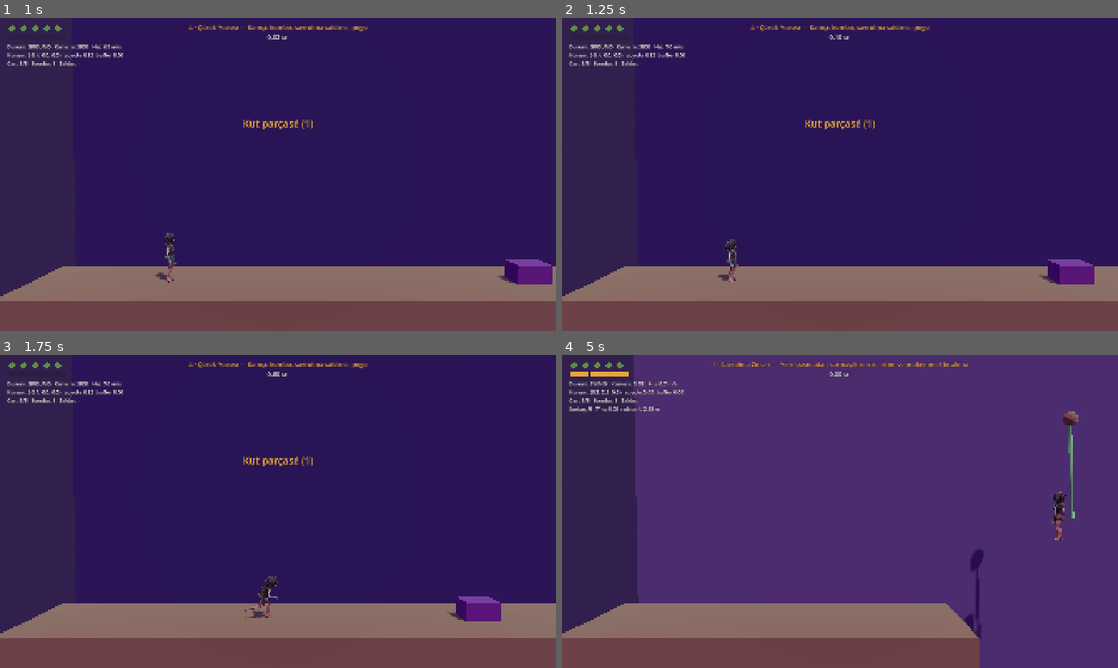
Above: before the commit, frames 1-4 (two rows, left to right).
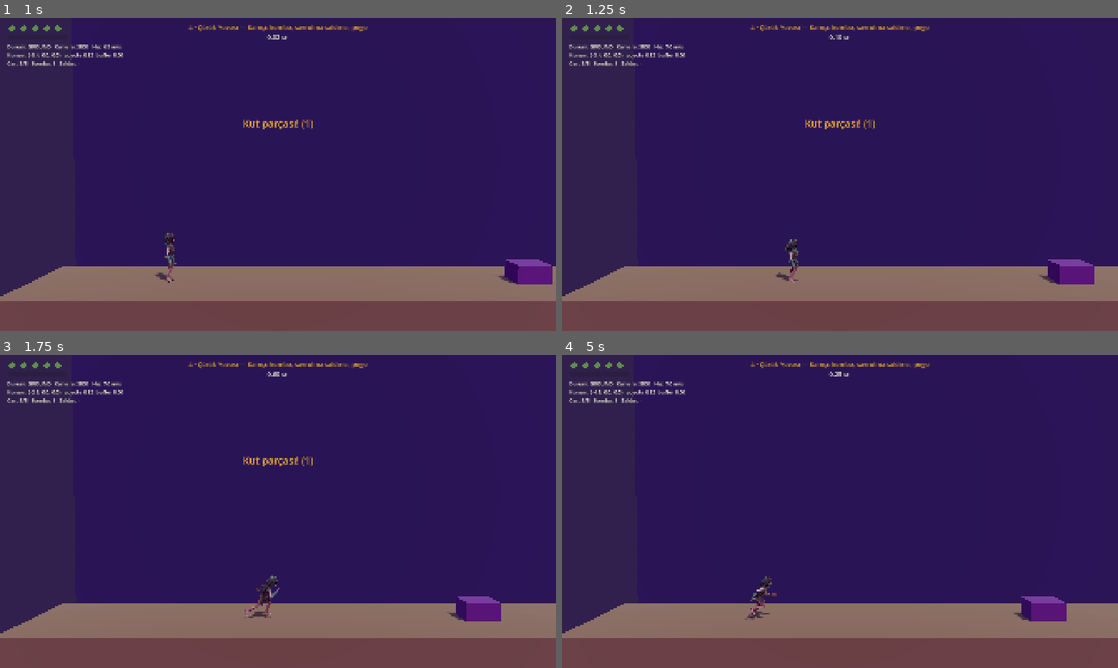
Above: after the commit, the same moments.

Repository: OWalkerr/bayterek
Game: Godot game, scene res://tests/test_m7.tscn
Two runs of this game, one before a commit and one after it. Both use one fixed random seed, a clock stepped at 60 frames per second and the inputs below. This scene is started directly instead of the project's main scene.
Inputs (mouse positions are in pixels of both pictures, inside the frame that each line leads up to):
- Up to frame 1 (1 s): move the mouse to (400, 158) at 0.52 s; hold D (move_right) from 0.53 s (still down); tap J (attack) at 0.6 s; click (400, 158) at 0.67 s; tap Space (jump) at 0.77 s
- Up to frame 2 (1.25 s): keep holding D (move_right)
- Up to frame 3 (1.75 s): release D (move_right) at 1.25 s; drag from (166, 527) to (250, 574) at 1.27 s
- Up to frame 4 (5 s): move the mouse to (895, 442) at 2.02 s; hold D (move_right) 2.03-2.75 s; tap K (grapple) at 2.1 s; drag from (812, 574) to (673, 464) at 2.77 s; move the mouse to (1006, 558) at 3.52 s; hold A (move_left) 3.53-4.25 s; tap 0 (room_0) at 3.6 s; tap Space (jump) at 3.77 s; drag from (673, 464) to (756, 433) at 4.27 s

Frame 1 is identical in both runs. In frame 2, 0.4% of the frame differs, in the area x 5-43%, y 11-84%; in frame 3, 0.2%; in frame 4, 74%, in the area x 1-100%, y 0-100%.

Commit message:
Düzeltme: koşuda öne fırlama / durunca geri kayma / dönüşte savrulma
Tripo koşu klibi kalçayı dinlenme konumundan 0.8 m ileride başlatıyor; 'yerinde' düzeltmesi
kalçayı ilk kareye sabitlediği için beden koşuda 0.8 m öndeydi. Artık ileri eğilim çıkarılıp
kalça iskeletin dinlenme konumuna oturtuluyor. Ölçüm: en büyük sapma 0.87 m → 0.17 m.
test_m7: başla/dur/ani dönüş boyunca kalça merkezde (≤ 0.3 m) kontrolü.

Co-Authored-By: Claude Opus 5.5 <noreply@anthropic.com>
Claude-Session: https://claude.ai/code/session_01TgZzkF7pbHmgGC8W9VR8nA

Diff:
--- a/scripts/player/player_animator.gd
+++ b/scripts/player/player_animator.gd
@@ -169,11 +169,45 @@
 		var last: Vector3 = anim.track_get_key_value(track, n - 1)
 		var travel := Vector2(last.x - first.x, last.z - first.z).length()
 		if logical == &"run" and travel > 0.01 and anim.length > 0.0:
-			# Klibin doğal hızı (model ölçeğiyle): oynatma hızını oyuncu hızına eşlemek için
-			run_clip_speed = travel / anim.length   # import root_scale izlere de uygulanır → metre
+			# Klibin doğal hızı (import root_scale izlere de uygulanır → metre)
+			run_clip_speed = travel / anim.length
+		# Yerinde: ileri kayma eğilimi (ilk→son doğrusal) çıkarılır ve kalça yatayda iskeletin
+		# DİNLENME konumuna oturtulur. (İlk kareye sabitlemek yanlıştı: Tripo koşusu kalçayı dinlenmeden
+		# 0.8 m ileride başlatıyor → koşuya geçişte öne fırlama, durunca geri kayma, dönüşte savrulma.)
+		var bone := skeleton.find_bone(root_bone)
+		var rest := skeleton.get_bone_rest(bone).origin if bone >= 0 else first
+		var start_time := anim.track_get_key_time(track, 0)
+		var span := maxf(anim.track_get_key_time(track, n - 1) - start_time, 0.0001)
+		var mean_offset := Vector2.ZERO
+		var detrended: Array[Vector2] = []
 		for i in n:
 			var v: Vector3 = anim.track_get_key_value(track, i)
-			anim.track_set_key_value(track, i, Vector3(first.x, v.y, first.z))
+			var u := (anim.track_get_key_time(track, i) - start_time) / span
+			var trend := Vector2(lerpf(first.x, last.x, u), lerpf(first.z, last.z, u))
+			var d := Vector2(v.x, v.z) - trend
+			detrended.append(d)
+			mean_offset += d
+		mean_offset /= float(n)
+		for i in n:
+			var v: Vector3 = anim.track_get_key_value(track, i)
+			var d: Vector2 = detrended[i] - mean_offset   # yalnız salınım kalır
+			anim.track_set_key_value(track, i, Vector3(rest.x + d.x, v.y, rest.z + d.y))
+
+
+## Testler için: yerinde yapılan klipte kalçanın yatay ortalama sapması (dinlenmeye göre, m).
+func get_root_offset(clip: StringName) -> float:
+	if model_player == null or not model_player.has_animation(clip):
+		return -1.0
+	var anim := model_player.get_animation(clip)
+	var track := _find_bone_track(anim, root_bone)
+	var skeleton := model.find_child("Skeleton3D", true, false) as Skeleton3D
+	var rest := skeleton.get_bone_rest(skeleton.find_bone(root_bone)).origin
+	var sum := Vector2.ZERO
+	var n := anim.track_get_key_count(track)
+	for i in n:
+		var v: Vector3 = anim.track_get_key_value(track, i)
+		sum += Vector2(v.x - rest.x, v.z - rest.z)
+	return (sum / float(n)).length()
 
 
 func _find_bone_track(anim: Animation, bone: String) -> int:
--- a/tests/test_m7.gd
+++ b/tests/test_m7.gd
@@ -28,6 +28,7 @@
 	_test_environment()
 	_test_validator()
 	_test_player_model()
+	await _test_hips_follow()
 	await _test_animator()
 	print("[TEST] bitti — başarısız: %d" % _failures)
 	get_tree().quit(1 if _failures > 0 else 0)
@@ -217,9 +218,39 @@
 		var t := run.find_track(NodePath("Armature/Skeleton3D:mixamorig_Hips"), Animation.TYPE_POSITION_3D)
 		var a: Vector3 = run.track_get_key_value(t, 0)
 		var b: Vector3 = run.track_get_key_value(t, run.track_get_key_count(t) - 1)
-		_check("model: koşu yerinde (kök yatayda kaymıyor)", Vector2(b.x - a.x, b.z - a.z).length() < 0.001, "")
+		_check("model: koşu yerinde (kök yatayda kaymıyor)", Vector2(b.x - a.x, b.z - a.z).length() < 0.02, "")
+		_check("model: koşuda kalça dinlenme konumunda (öne fırlama / geri kayma yok)", anim.get_root_offset(&"run") < 0.03,
+				"sapma=%.3f m" % anim.get_root_offset(&"run"))
 		_check("model: koşu klibinin doğal hızı ölçüldü", anim.run_clip_speed > 2.0 and anim.run_clip_speed < 6.0,
 				"%.2f m/s" % anim.run_clip_speed)
+
+
+## Koşuya geçiş / durma / ani dönüş boyunca kalçanın oyuncu merkezinden yatay en büyük sapması (m).
+func _test_hips_follow() -> void:
+	var anim := _player.animator
+	if anim.model == null:
+		return
+	_level.call(&"load_room", 4)
+	await _frames(3)
+	_teleport(Vector3(-4.0, 0.05, 0.0))
+	await _frames(30)
+	var sk := anim.model.find_child("Skeleton3D", true, false) as Skeleton3D
+	var hips := sk.find_bone(anim.root_bone)
+	var worst := 0.0
+	var phases := [[&"move_right", 40], [&"", 30], [&"move_right", 25], [&"move_left", 40], [&"", 30]]
+	for ph: Array in phases:
+		for a: StringName in [&"move_left", &"move_right"]:
+			Input.action_release(a)
+		if ph[0] != &"":
+			Input.action_press(ph[0])
+		for i in int(ph[1]):
+			await _frames(1)
+			var hp := (sk.global_transform * sk.get_bone_global_pose(hips)).origin
+			var off := Vector2(hp.x - _player.global_position.x, hp.z - _player.global_position.z).length()
+			worst = maxf(worst, off)
+	for a: StringName in [&"move_left", &"move_right"]:
+		Input.action_release(a)
+	_check("anim: koşu başla/dur/ani dönüşte kalça merkezde (≤ 0.3 m)", worst <= 0.3, "en büyük sapma=%.2f m" % worst)
 
 
 func _test_animator() -> void:
Not shown, changed: docs/07_ART_PIPELINE.md
